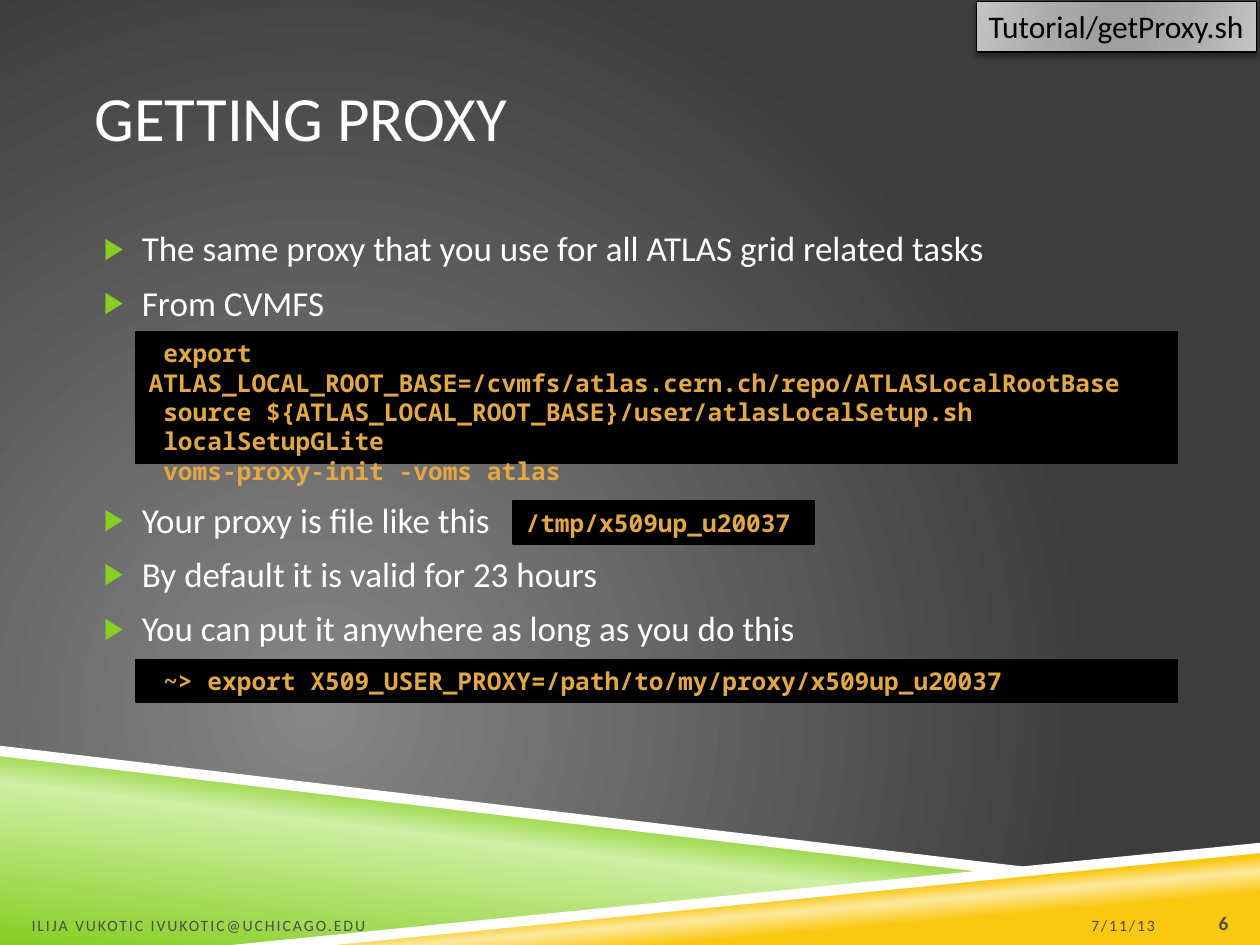
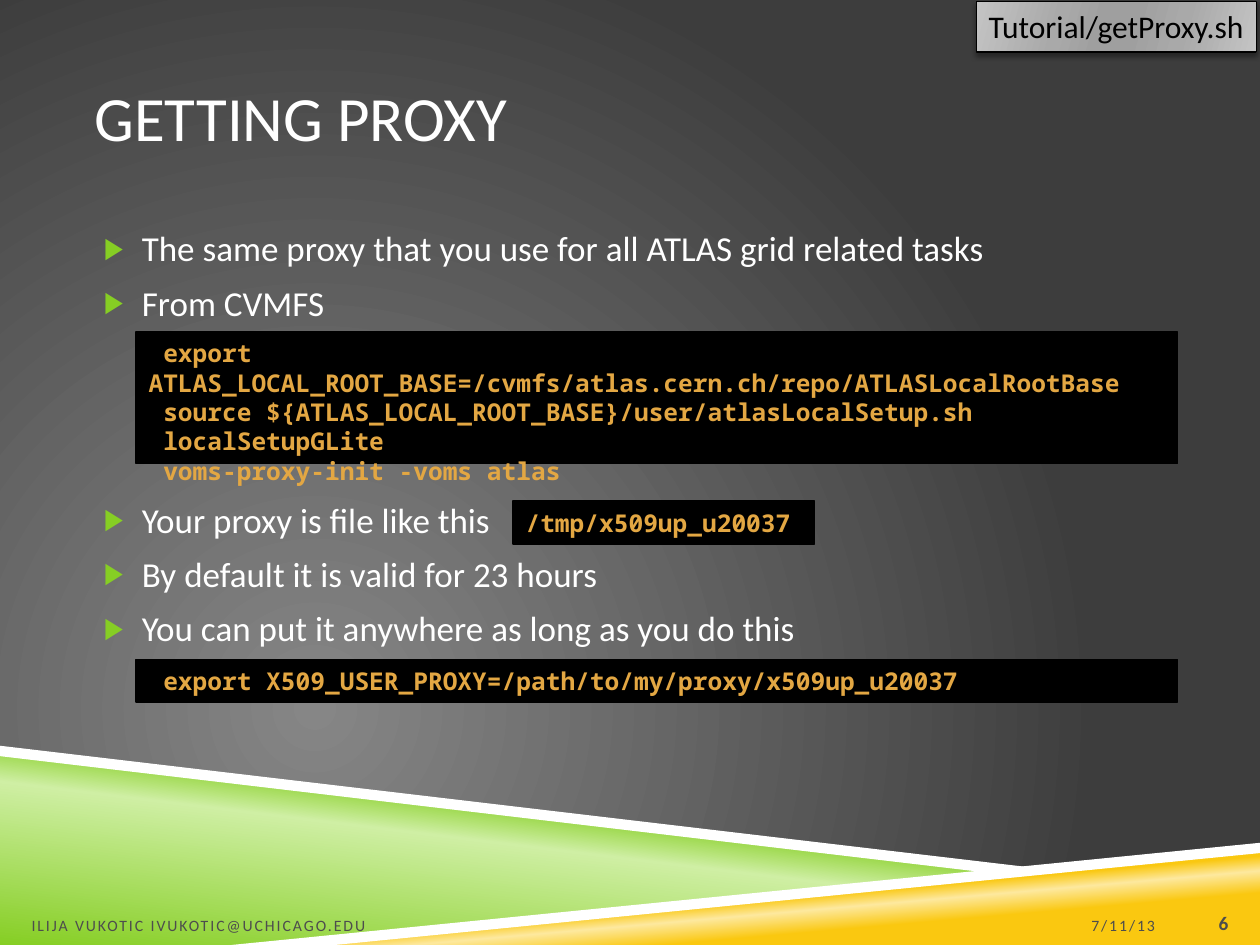
Before and after one commit to ivukotic/Tutorial, a slide deck: slide 6 of Tutorial.pptx. Drawn at 1260x945 pixels with LibreOffice and Linux fonts; fonts in the diff are those of the drawing; background and template pictures are left out. Boxes give left, top, right and bottom in pixels: in the first picture for what was removed or moved away, otherwise in the second. Text is boxed around its words. In the diff, an @@ line names an element or a change of style, - is before the commit and + after.

```diff
--- a/Tutorial.pptx
+++ b/Tutorial.pptx
@@ text in rectangle at (163, 671, 957, 696): text changed @@
-~> export X509_USER_PROXY=/path/to/my/proxy/x509up_u20037
+export X509_USER_PROXY=/path/to/my/proxy/x509up_u20037
```
Also in this commit, not shown: 5 other slides changed, 1 slide added, 1 other file.
